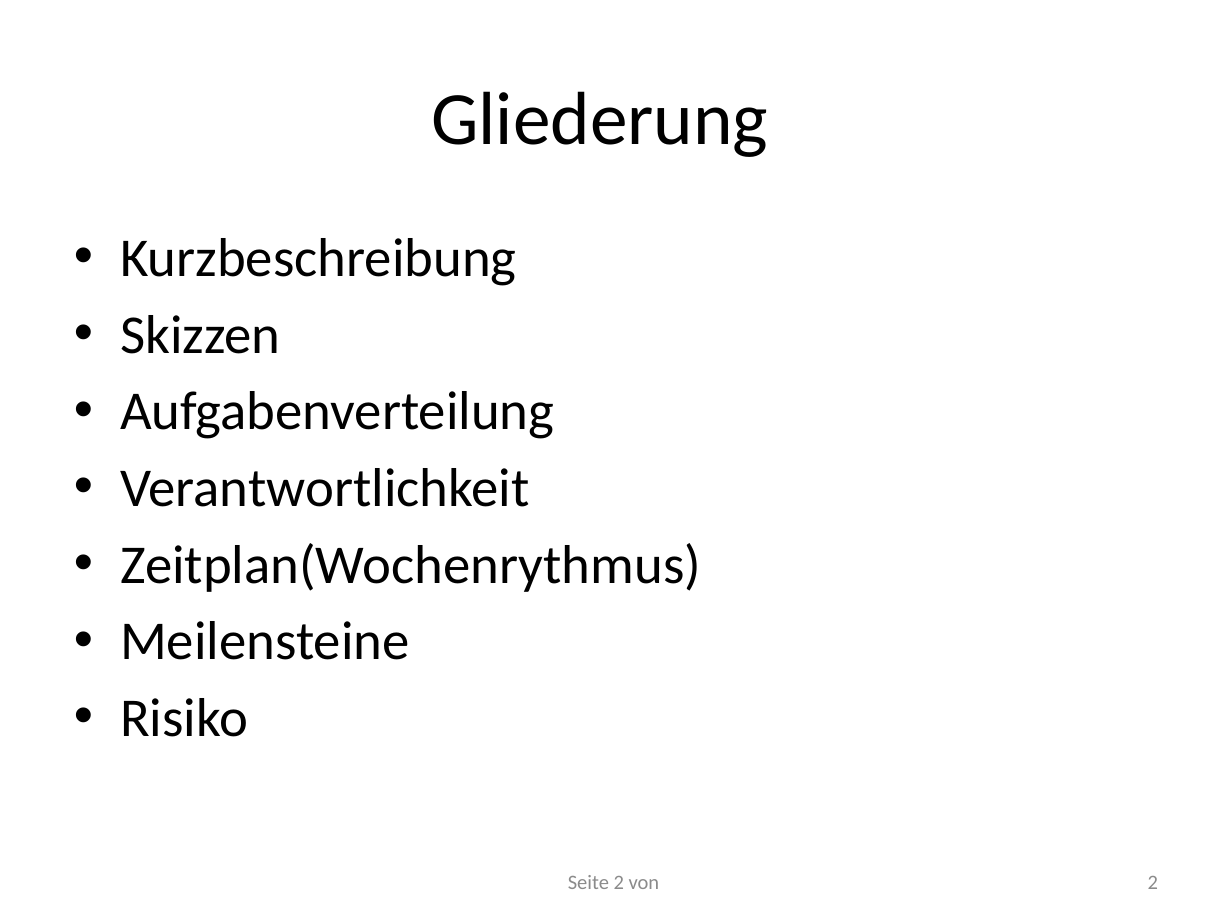
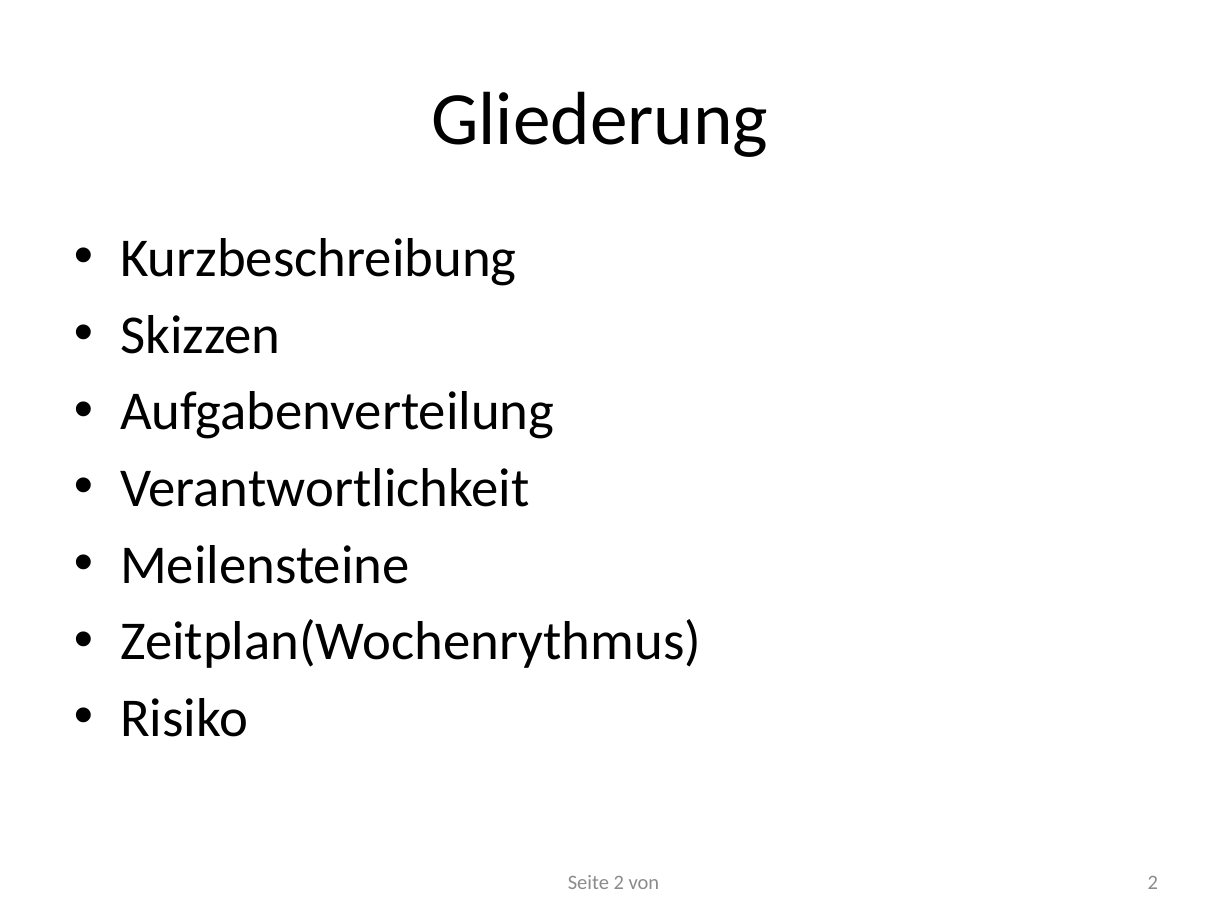
Before and after one commit to RamoramaInteractive/GDV-Projekt, a slide deck: slide 2 of Planungspraesentation-Mitte Juni/Planungspräsentation V. 1.pptx. Drawn at 1232x924 pixels with LibreOffice and Linux fonts; fonts in the diff are those of the drawing. Boxes give left, top, right and bottom in pixels: in the first picture for what was removed or moved away, otherwise in the second. Text is boxed around its words. In the diff, an @@ line names an element or a change of style, - is before the commit and + after.

Commit message:
Gliederung kurz geändert

```diff
--- a/Planungspraesentation-Mitte Juni/Planungspräsentation V. 1.pptx
+++ b/Planungspraesentation-Mitte Juni/Planungspräsentation V. 1.pptx
@@ text at (120,545,409,584): paragraph added @@
+• Meilensteine
@@ text at (120,621,409,660): paragraph removed @@
-• Meilensteine
```
